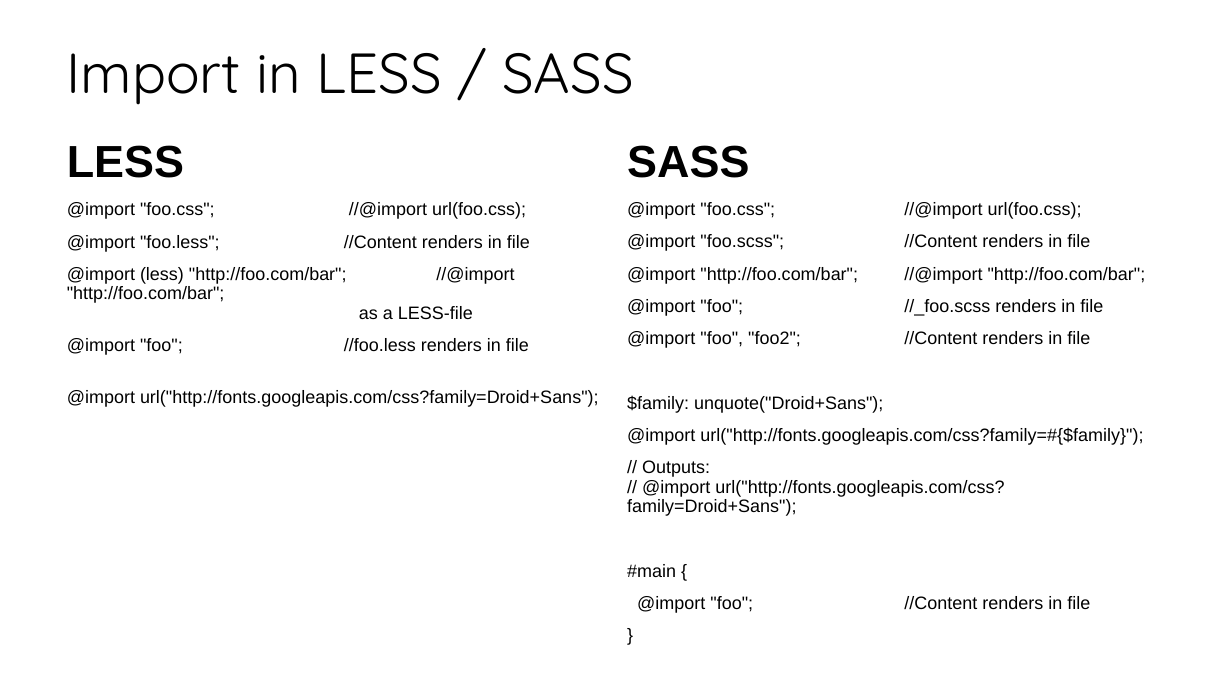
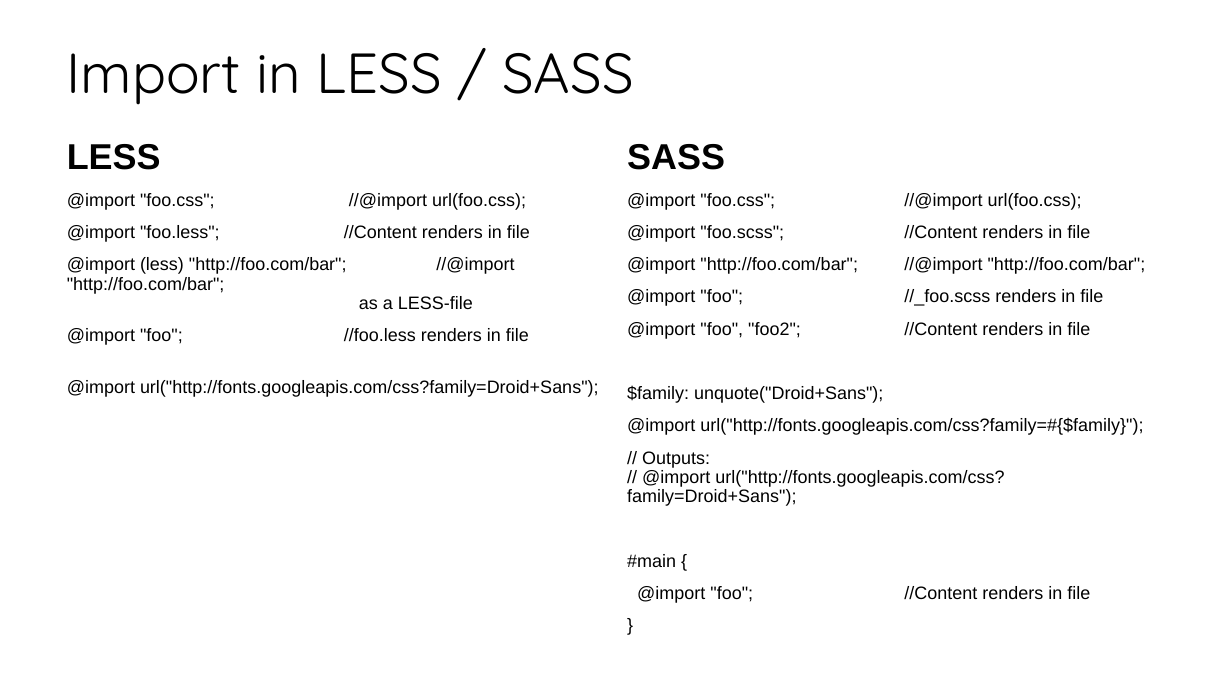
Before and after one commit to stiltet/SASS-Code-Example-Demo, a slide deck: slide 14 of Presentation.pptx (slide 11 before the commit). Drawn at 1232x693 pixels with LibreOffice and Linux fonts; fonts in the diff are those of the drawing. Boxes give left, top, right and bottom in pixels: in the first picture for what was removed or moved away, otherwise in the second. Text is boxed around its words. In the diff, an @@ line names an element or a change of style, - is before the commit and + after.

```diff
--- a/Presentation.pptx
+++ b/Presentation.pptx
@@ text at [67,144,161,170]: size 35 to 28 pt in "LESS" @@
@@ text at [627,144,725,170]: size 35 to 28 pt in "SASS" @@
```
Also in this commit, not shown: 8 other slides changed, 6 slides added, 9 other files.
